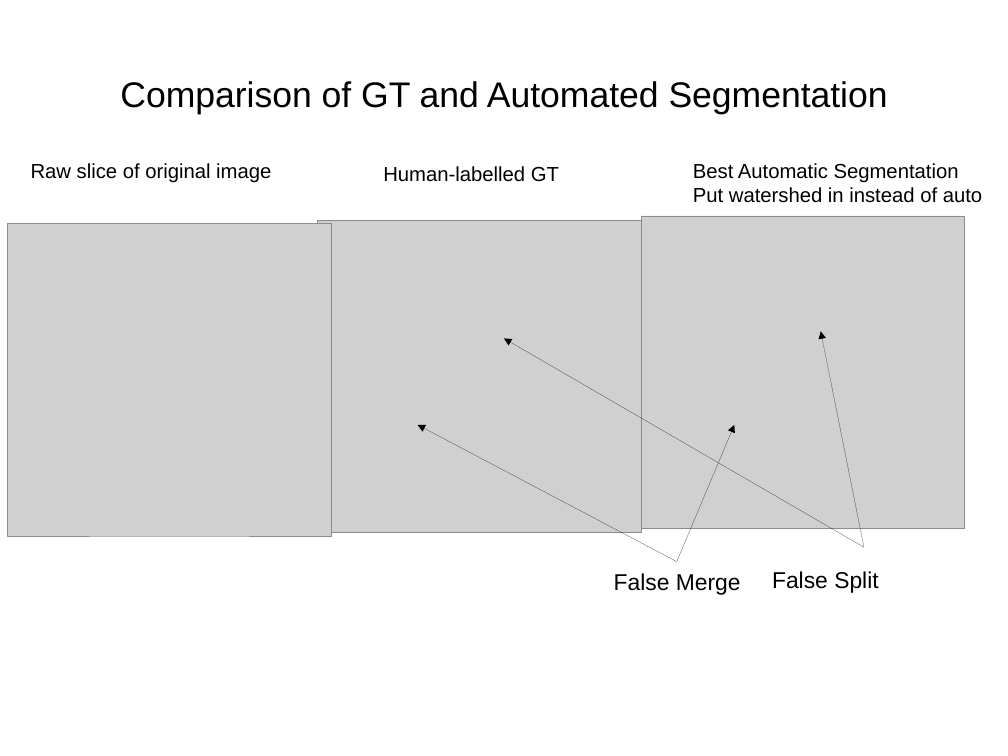
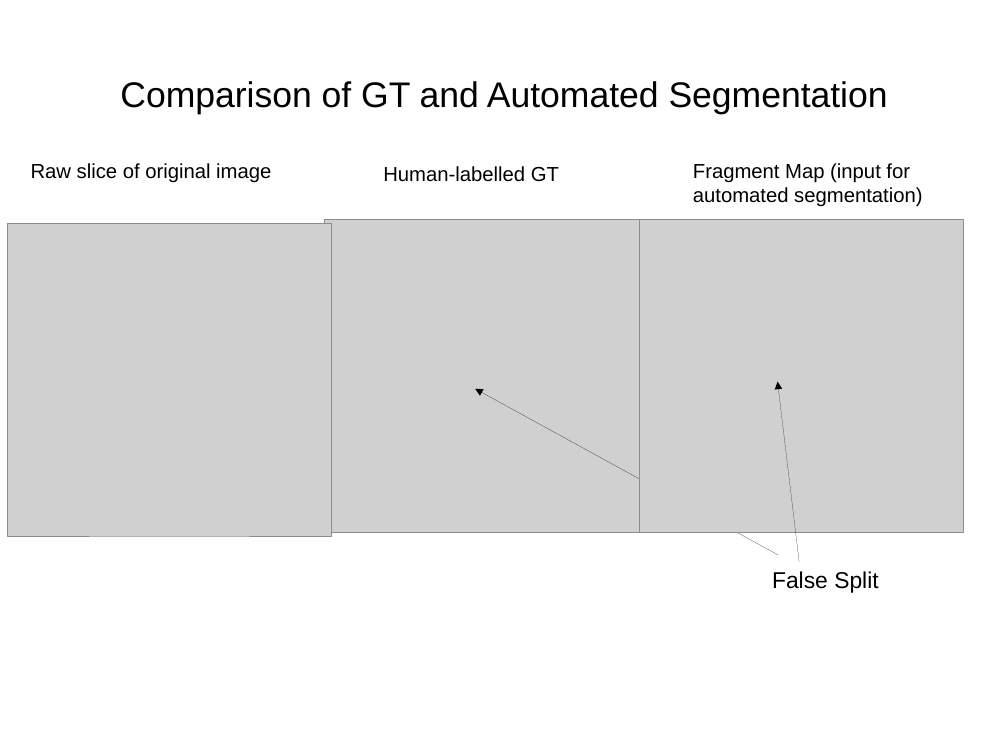
Before and after one commit to JohnnyTeutonic/view_all, a slide deck: slide 5 of Segmentation_Presentation.odp. Drawn at 1008x756 pixels with LibreOffice and Linux fonts; fonts in the diff are those of the drawing; grey boxes stand for pictures. Boxes give left, top, right and bottom in pixels: in the first picture for what was removed or moved away, otherwise in the second. Text is boxed around its words. In the diff, an @@ line names an element or a change of style, - is before the commit and + after.

```diff
--- a/Segmentation_Presentation.odp
+++ b/Segmentation_Presentation.odp
@@ text removed at [693,163,982,217] @@
-Best Automatic Segmentation
-Put watershed in instead of auto seg.
@@ text added at [693,163,922,207], 16 pt, text #000000 @@
+Fragment Map (input for automated segmentation)
@@ picture: place and size @@
-picture at [317,220,641,533]
+picture at [324,220,648,533]
@@ picture: place and size @@
-picture at [641,216,965,529]
+picture at [640,220,964,533]
@@ arrow moved from (864, 547) - (504, 338) to (778, 555) - (476, 389) @@
@@ arrow moved from (864, 547) - (821, 331) to (799, 562) - (777, 381) @@
@@ arrow removed from (677, 562) to (418, 425) @@
@@ arrow removed from (677, 562) to (735, 425) @@
@@ text removed at [614,573,741,595] @@
-False Merge
```
Also in this commit, not shown: 9 other slides changed, 3 slides added, 2 slides removed, 4 other files.
